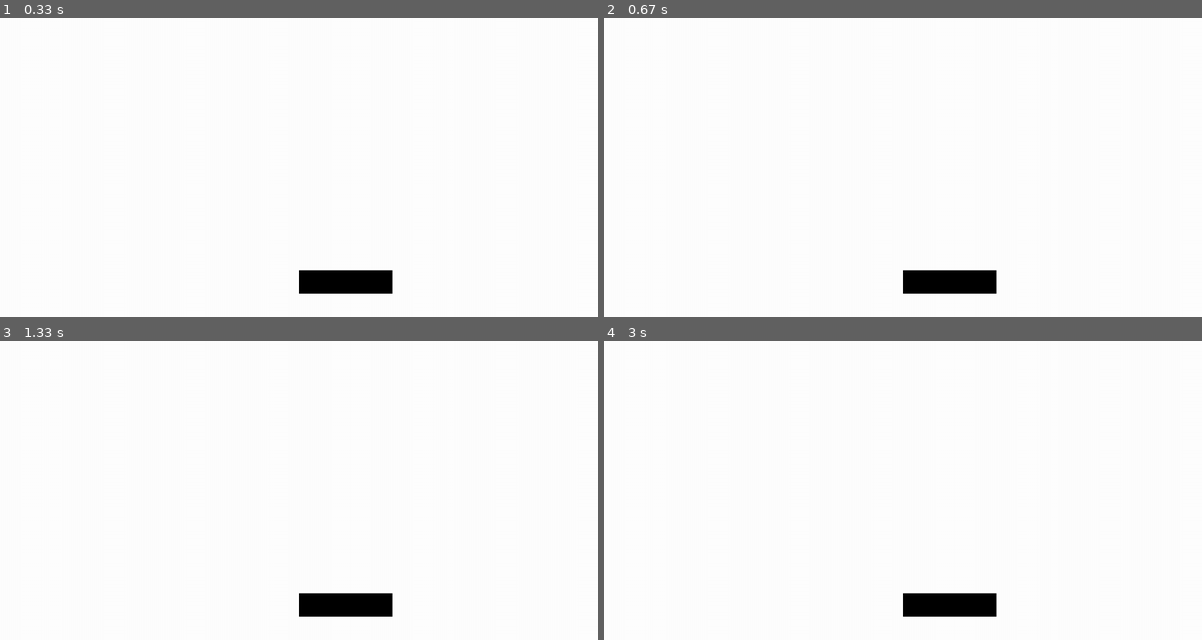
Above: before the commit, frames 1-4 (two rows, left to right).
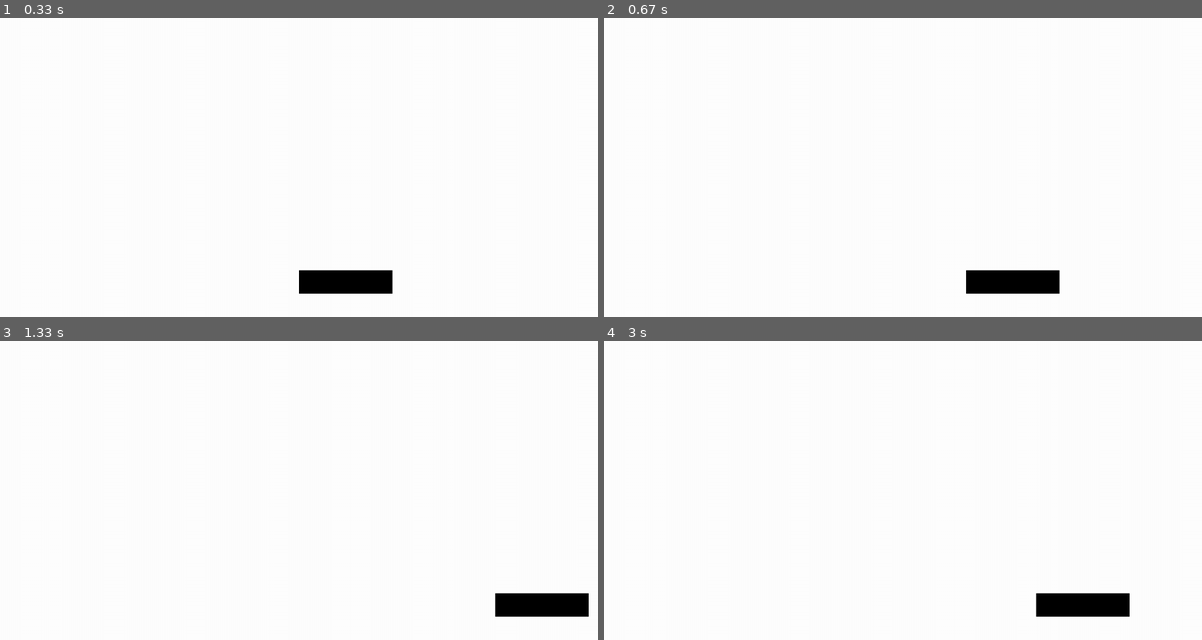
Above: after the commit, the same moments.

Repository: 100ballovby/6A_lessons_2122
Game: pygame game, started from 17_lesson_1502/00_platform_game.py
Same seed, same stepped clock (60 frames per second), same inputs: the game is played once before the commit and once after it.
Inputs:
- Up to frame 1 (0.33 s): no input
- Up to frame 2 (0.67 s): hold Right from 0.33 s (still down)
- Up to frame 3 (1.33 s): release Right at 0.8 s; hold Right 0.83-1.3 s
- Up to frame 4 (3 s): hold Left 1.33-1.87 s; hold Left 1.9-2.3 s; hold Right 2.33-2.97 s

Frame 1 is identical in both runs. In frame 2, 1.7% of the frame differs, in the area x 50-77%, y 84-93%; in frame 3, 2.5%, in the area x 50-99%, y 84-93%; in frame 4, 2.5%.

Commit message:
Adding platform moving

Diff:
--- a/17_lesson_1502/00_platform_game.py
+++ b/17_lesson_1502/00_platform_game.py
@@ -30,6 +30,11 @@
     platform = rect(screen, BLACK, [player_x, player_y, 200, 50])
     enemy = circle(screen, RED, [circle_x, circle_y], radius)
 
+    keys = pg.key.get_pressed()
+    if keys[pg.K_RIGHT]:
+        player_x += 15
+    if keys[pg.K_LEFT]:
+        player_x -= 15
 
     # рисуем тут
     pg.display.update()
